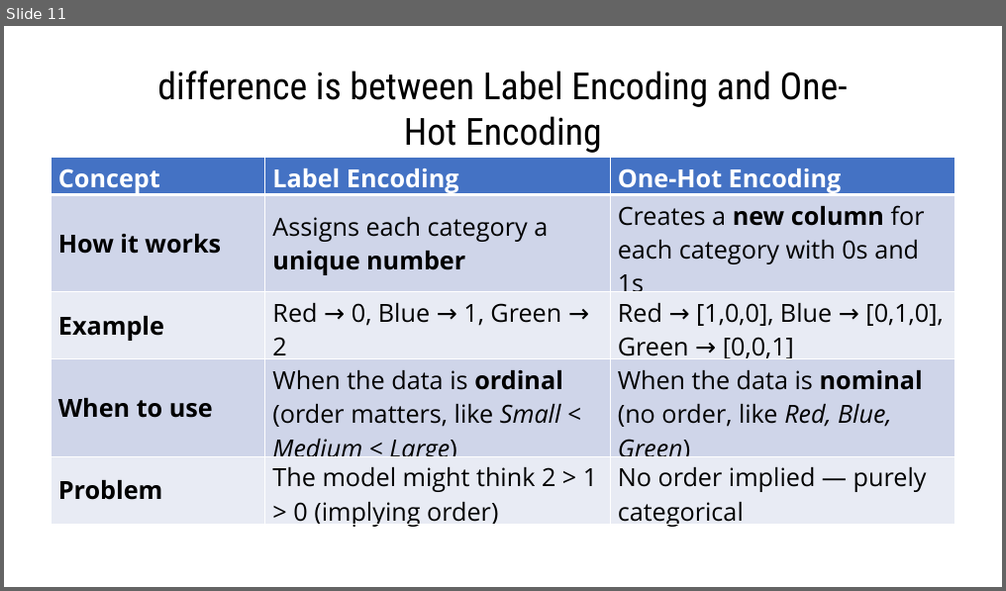
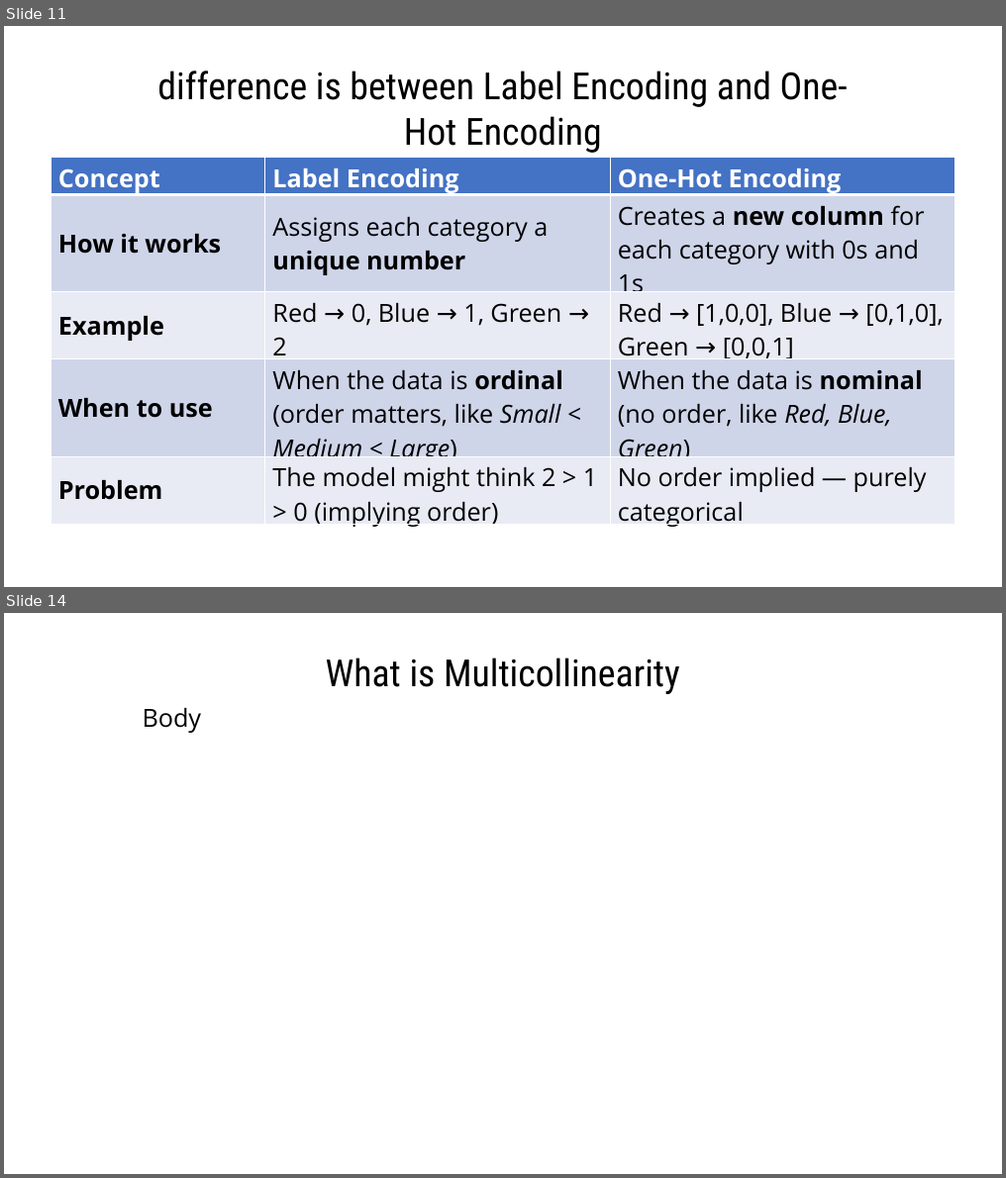
Before and after one commit to gmrr40058/data-science-ml-python-ostad, a slide deck: My Note and Practice/Text to Numerical Data Conversion/Categorical(Text to Numeric) data conversion-CTtN/CTtN2. One-Hot & Dummy Variable Encoding/One-Hot Encoding.pptx. Shown one above the other, each under a label of ours: slide 11 before the commit, slides 11 and 14 after it; the slides between them are not shown. The pictures are 1006x591 and 1006x1178 pixels, drawn with LibreOffice and Linux fonts; fonts in the diff are those of the drawing. Boxes give left, top, right and bottom in pixels: in the first picture for what was removed or moved away, otherwise in the second. Text is boxed around its words. In the diff, an @@ line names an element or a change of style, - is before the commit and + after.

```diff
--- a/My Note and Practice/Text to Numerical Data Conversion/Categorical(Text to Numeric) data conversion-CTtN/CTtN2. One-Hot & Dummy Variable Encoding/One-Hot Encoding.pptx
+++ b/My Note and Practice/Text to Numerical Data Conversion/Categorical(Text to Numeric) data conversion-CTtN/CTtN2. One-Hot & Dummy Variable Encoding/One-Hot Encoding.pptx
@@ slide 14 added at (4, 613, 1002, 1174), background #FFFFFF @@
@@ text added at (326, 658, 680, 694), 36 pt, text #000000 @@
+What is Multicollinearity
@@ text added at (143, 708, 202, 733), 24 pt, text #000000 @@
+Body
```
Also in this commit, not shown: 3 other slides added, 1 other file.
